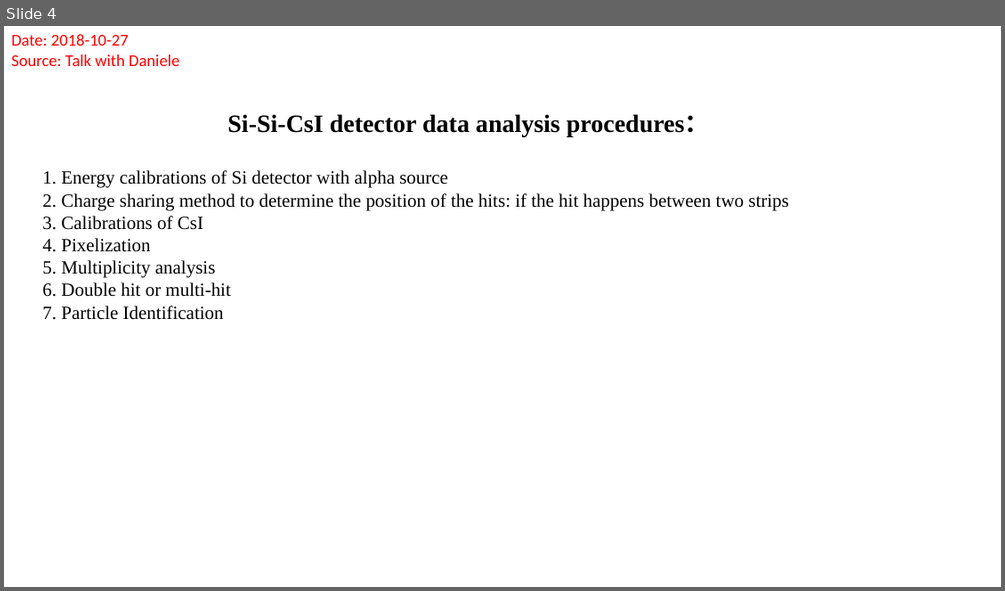
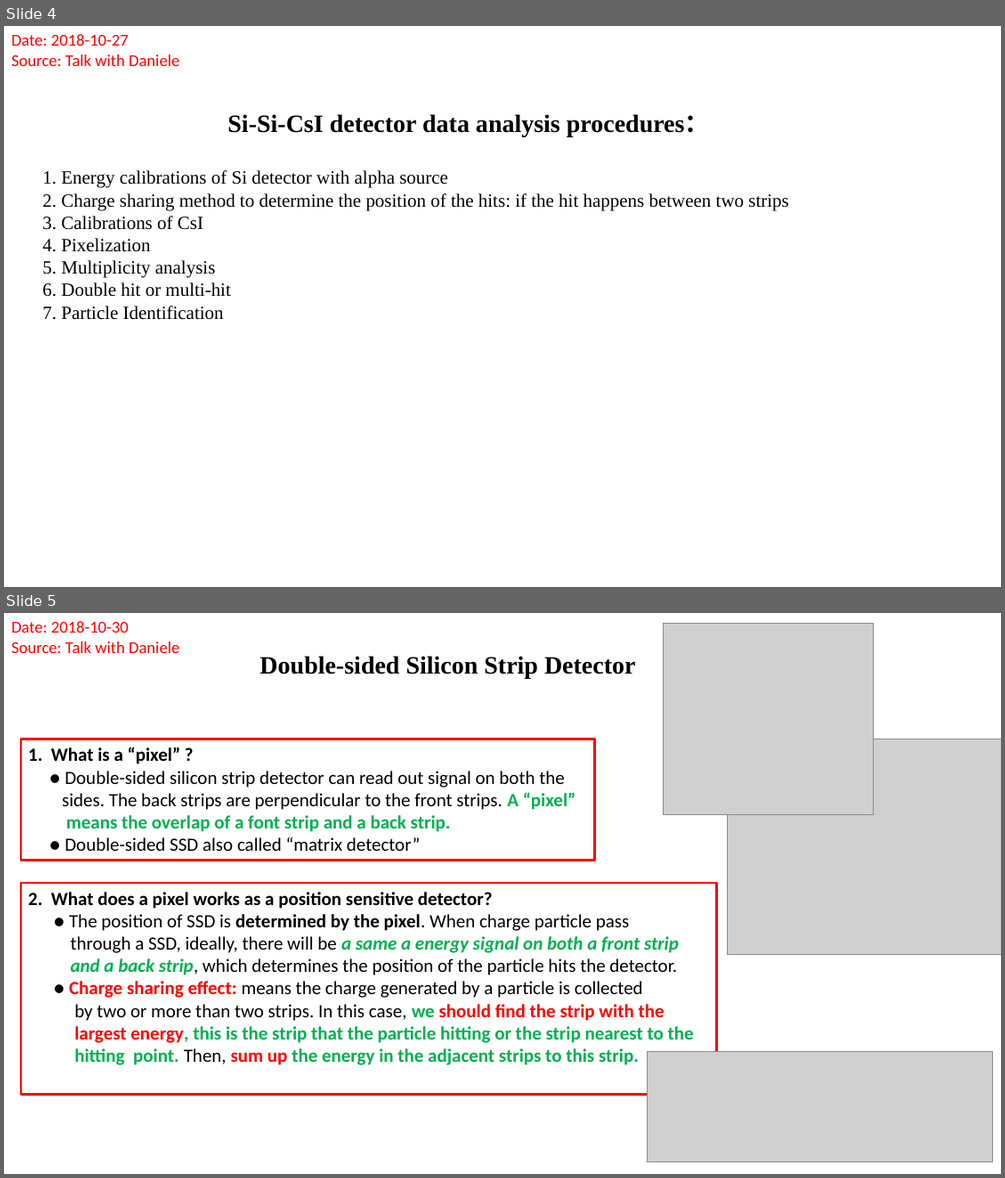
Before and after one commit to gfh16/StudyNotes, a slide deck: 03DE-E-Detector.pptx. Shown one above the other, each under a label of ours: slide 4 before the commit, slides 4 and 5 after it. The pictures are 1005x591 and 1005x1178 pixels, drawn with LibreOffice and Linux fonts; fonts in the diff are those of the drawing; grey boxes stand for pictures. Boxes give left, top, right and bottom in pixels: in the first picture for what was removed or moved away, otherwise in the second. Text is boxed around its words. In the diff, an @@ line names an element or a change of style, - is before the commit and + after.

Commit message:
double-sided silicon strip.

```diff
--- a/03DE-E-Detector.pptx
+++ b/03DE-E-Detector.pptx
@@ slide 5 added at [4,613,1001,1174], background #FFFFFF @@
@@ text added at [11,621,179,653], 16 pt, text #FF0000 @@
+Date: 2018-10-30
+Source: Talk with Daniele
@@ picture added at [663,624,873,815] @@
@@ text added at [259,656,636,679], 24 pt, text #000000, bold @@
+Double-sided Silicon Strip Detector
@@ rectangle added at [21,739,596,860], outline #FF0000 2.25 pt, 18 pt, text #000000 @@
+1. What is a “pixel” ?
+● Double-sided silicon strip detector can read out signal on both the
+sides. The back strips are perpendicular to the front strips. A “pixel”
+means the overlap of a font strip and a back strip.
+● Double-sided SSD also called “matrix detector”
@@ picture added at [727,738,1001,955] @@
@@ rectangle added at [21,883,717,1094], outline #FF0000 2.25 pt, 18 pt, text #000000, bold @@
+2. What does a pixel works as a position sensitive detector?
+● The position of SSD is determined by the pixel. When charge particle pass
+through a SSD, ideally, there will be a same a energy signal on both a front strip
+and a back strip, which determines the position of the particle hits the detector.
+● Charge sharing effect: means the charge generated by a particle is collected
+by two or more than two strips. In this case, we should find the strip with the
+largest energy, this is the strip that the particle hitting or the strip nearest to the
+hitting point. Then, sum up the energy in the adjacent strips to this strip.
@@ picture added at [647,1051,993,1162] @@
```
Also in this commit, not shown: 2 slides changed, 1 other slide added.
